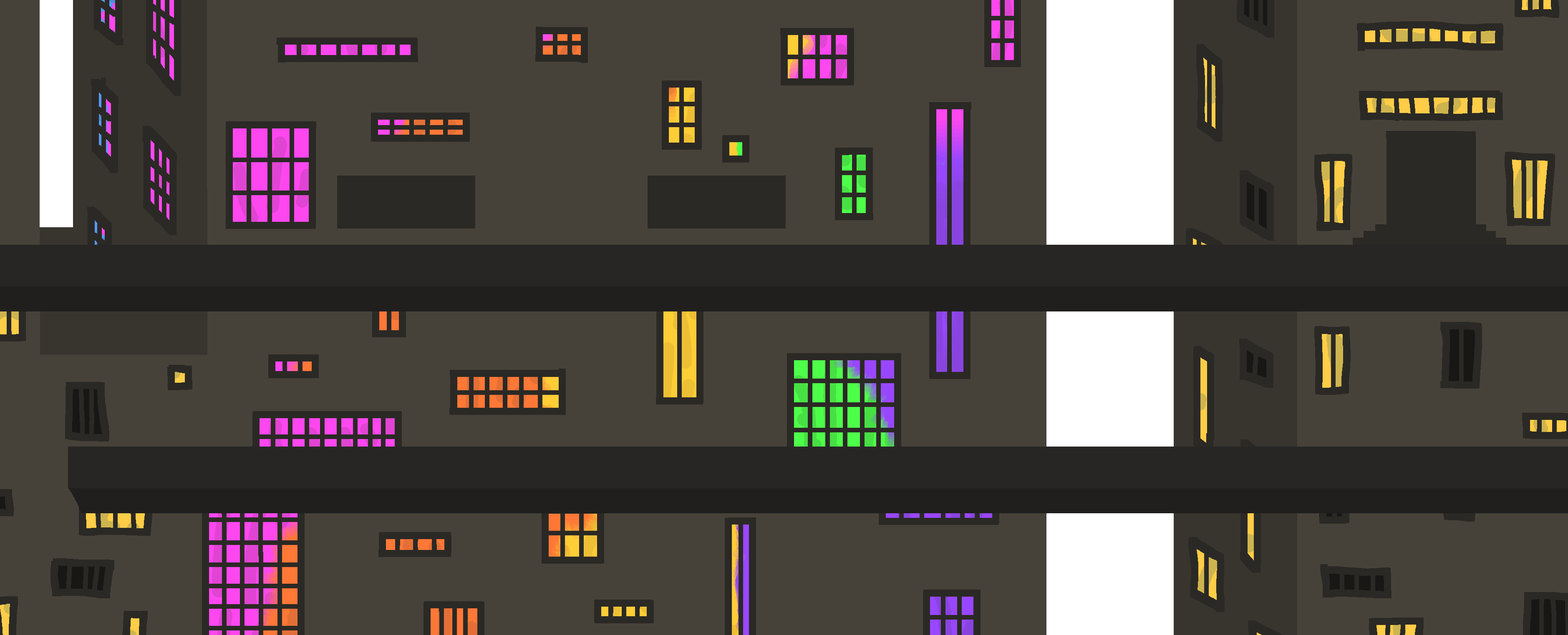
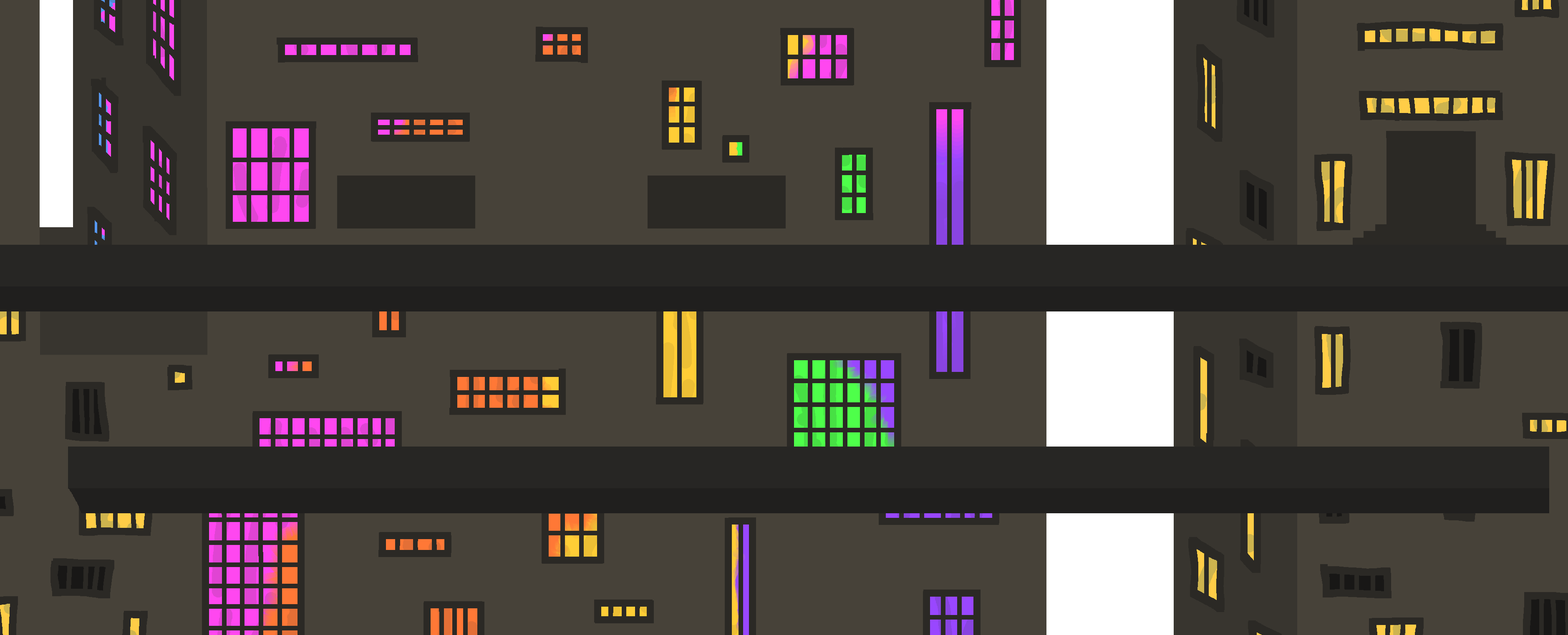
Two versions of the same layered image (1568×635). Layer-by-layer changes:
added group "Group 1" with 2 layers above "windows" over <box>1549,446,1568,514</box>
moved "ground upper 01 copy" into group "Group 1" over <box>1549,488,1568,514</box>
moved "ground upper 0 copy" into group "Group 1" over <box>1549,446,1568,492</box>
